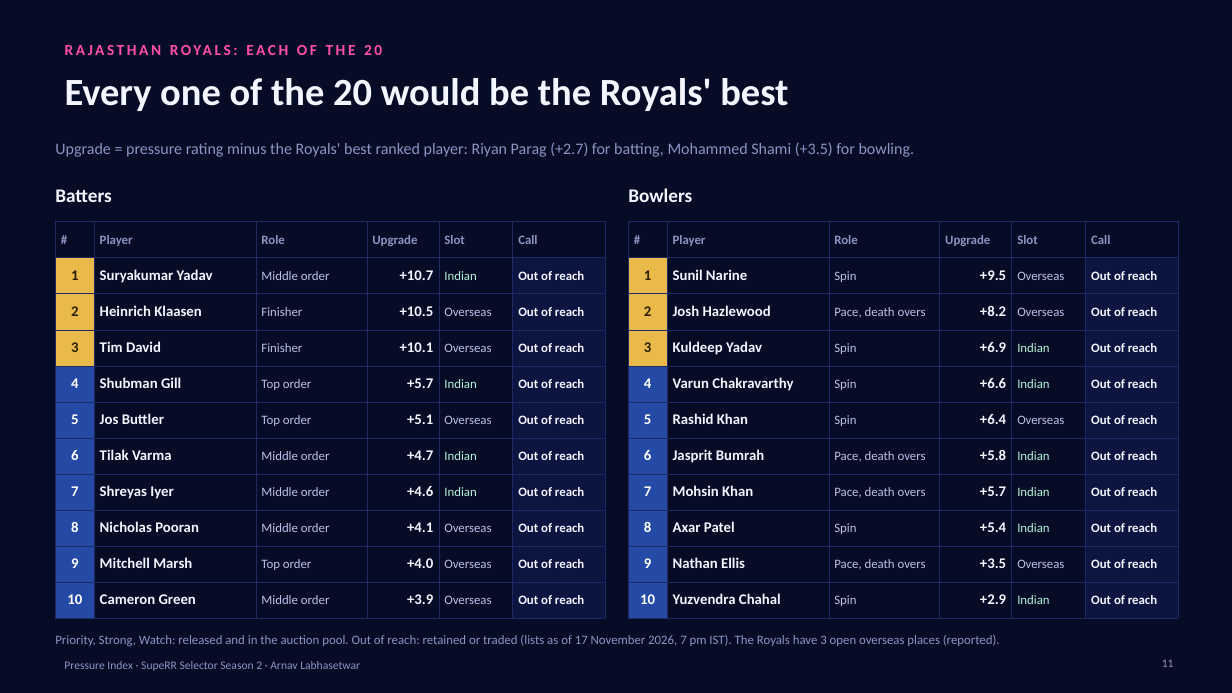
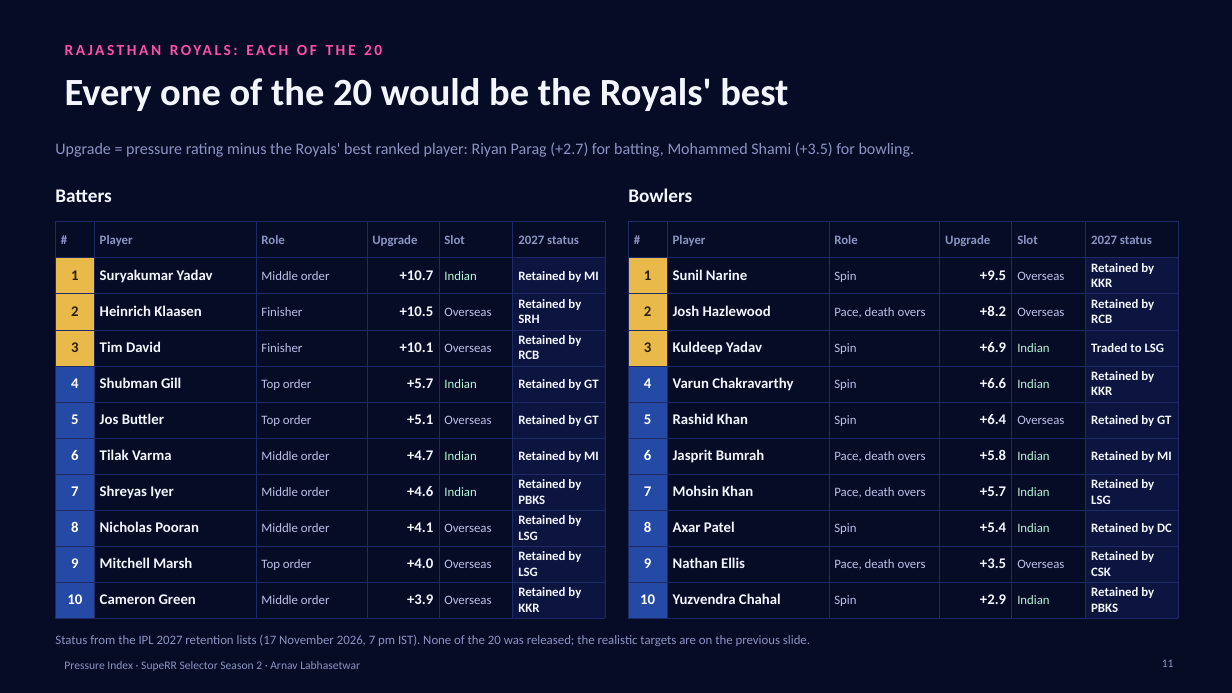
Before and after one commit to ArnavLabh/SupeRR-Selector-Hackathon-Season-2, a slide deck: slide 11 of dashboard/public/downloads/Pressure_Index_Executive_Deck.pptx. Drawn at 1232x693 pixels with LibreOffice and Linux fonts; fonts in the diff are those of the drawing; background and template pictures are left out. Boxes give left, top, right and bottom in pixels: in the first picture for what was removed or moved away, otherwise in the second. Text is boxed around its words. In the diff, an @@ line names an element or a change of style, - is before the commit and + after.

```diff
--- a/dashboard/public/downloads/Pressure_Index_Executive_Deck.pptx
+++ b/dashboard/public/downloads/Pressure_Index_Executive_Deck.pptx
@@ table at [55,222,605,616] @@
-row 1, column 6: Call
+row 1, column 6: 2027 status
-row 2, column 6: Out of reach
+row 2, column 6: Retained by MI
-row 3, column 6: Out of reach
+row 3, column 6: Retained by SRH
-row 4, column 6: Out of reach
+row 4, column 6: Retained by RCB
-row 5, column 6: Out of reach
+row 5, column 6: Retained by GT
-row 6, column 6: Out of reach
+row 6, column 6: Retained by GT
-row 7, column 6: Out of reach
+row 7, column 6: Retained by MI
-row 8, column 6: Out of reach
+row 8, column 6: Retained by PBKS
-row 9, column 6: Out of reach
+row 9, column 6: Retained by LSG
-row 10, column 6: Out of reach
+row 10, column 6: Retained by LSG
-row 11, column 6: Out of reach
+row 11, column 6: Retained by KKR
@@ table at [628,222,1178,616] @@
-row 1, column 6: Call
+row 1, column 6: 2027 status
-row 2, column 6: Out of reach
+row 2, column 6: Retained by KKR
-row 3, column 6: Out of reach
+row 3, column 6: Retained by RCB
-row 4, column 6: Out of reach
+row 4, column 6: Traded to LSG
-row 5, column 6: Out of reach
+row 5, column 6: Retained by KKR
-row 6, column 6: Out of reach
+row 6, column 6: Retained by GT
-row 7, column 6: Out of reach
+row 7, column 6: Retained by MI
-row 8, column 6: Out of reach
+row 8, column 6: Retained by LSG
-row 9, column 6: Out of reach
+row 9, column 6: Retained by DC
-row 10, column 6: Out of reach
+row 10, column 6: Retained by CSK
-row 11, column 6: Out of reach
+row 11, column 6: Retained by PBKS
@@ text at [55,635,810,646]: text changed @@
-Priority, Strong, Watch: released and in the auction pool. Out of reach: retained or traded (lists as of 17 November 2026, 7 pm IST). The Royals have 3 open overseas places (reported).
+Status from the IPL 2027 retention lists (17 November 2026, 7 pm IST). None of the 20 was released; the realistic targets are on the previous slide.
```
Also in this commit, not shown: 11 other files.
